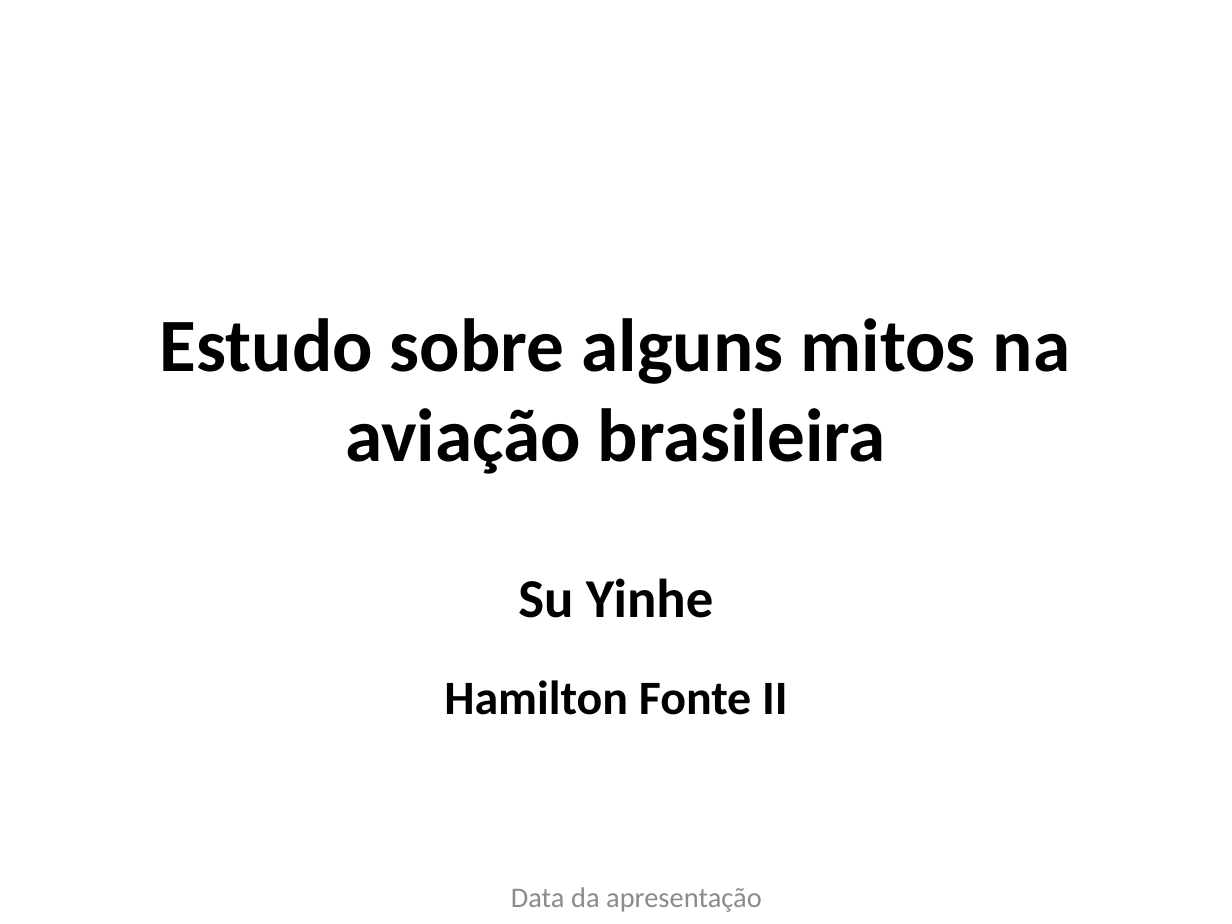
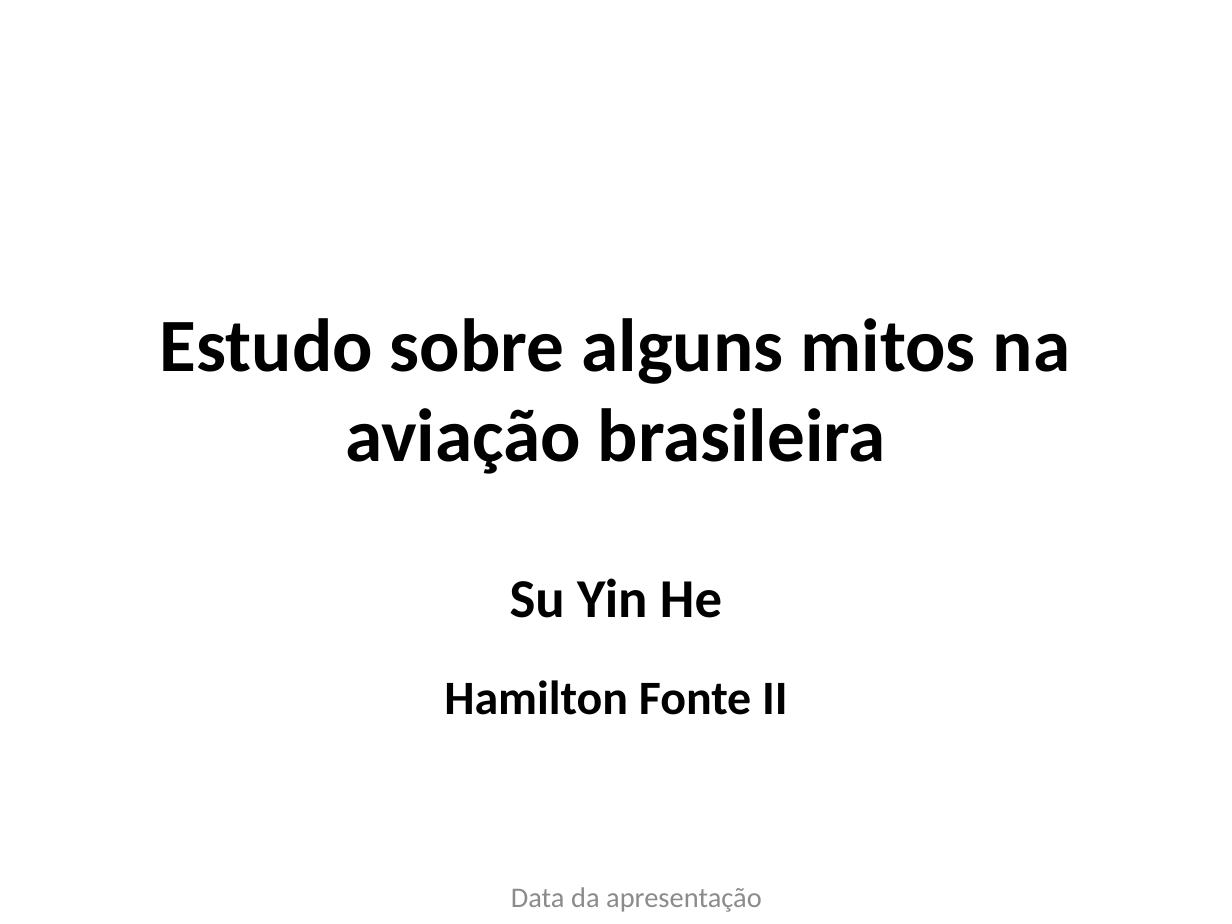
Before and after one commit to W3SS/ciencia-dados, a slide deck: slide 1 of apresentacao ciencia dados.pptx. Drawn at 1232x924 pixels with LibreOffice and Linux fonts; fonts in the diff are those of the drawing. Boxes give left, top, right and bottom in pixels: in the first picture for what was removed or moved away, otherwise in the second. Text is boxed around its words. In the diff, an @@ line names an element or a change of style, - is before the commit and + after.

```diff
--- a/apresentacao ciencia dados.pptx
+++ b/apresentacao ciencia dados.pptx
@@ subtitle at bbox=[510, 578, 722, 618]: text changed @@
-Su Yinhe
+Su Yin He
```
Also in this commit, not shown: 5 other slides changed, 3 slides added, 1 slide removed, 5 other files.
